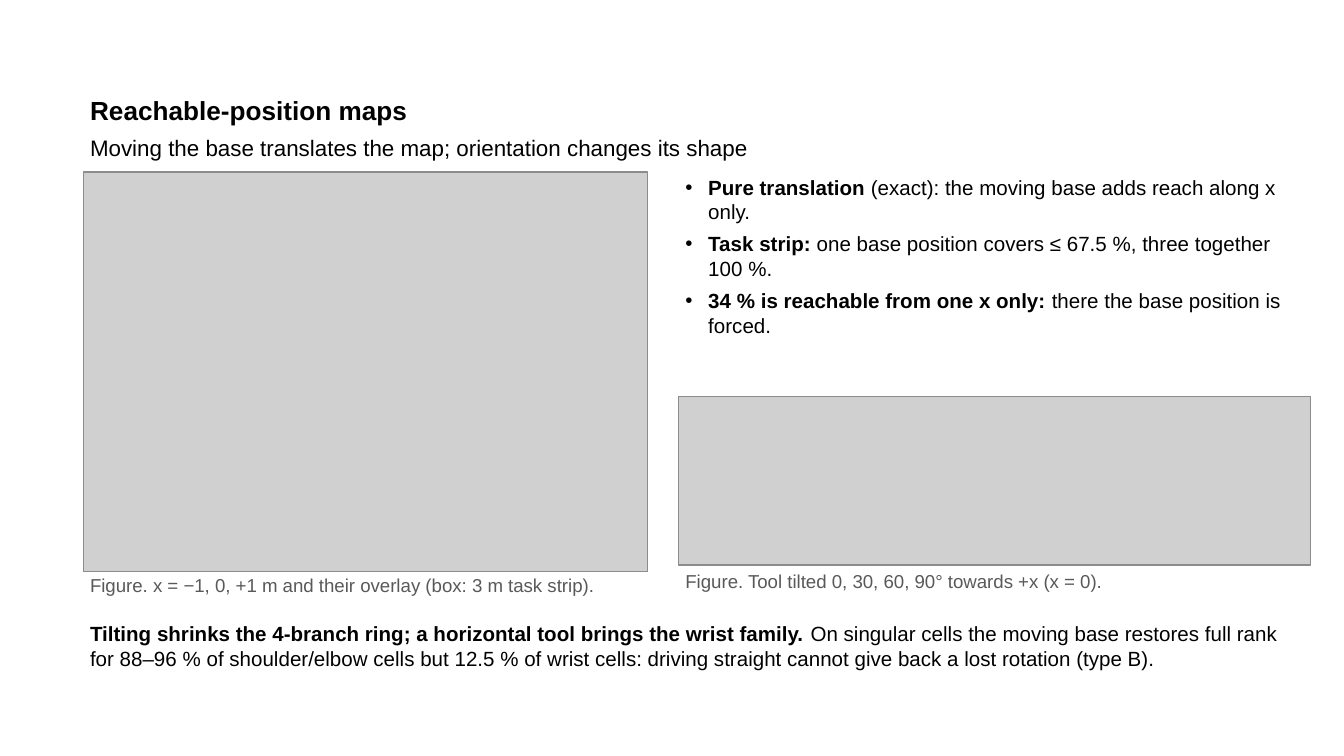
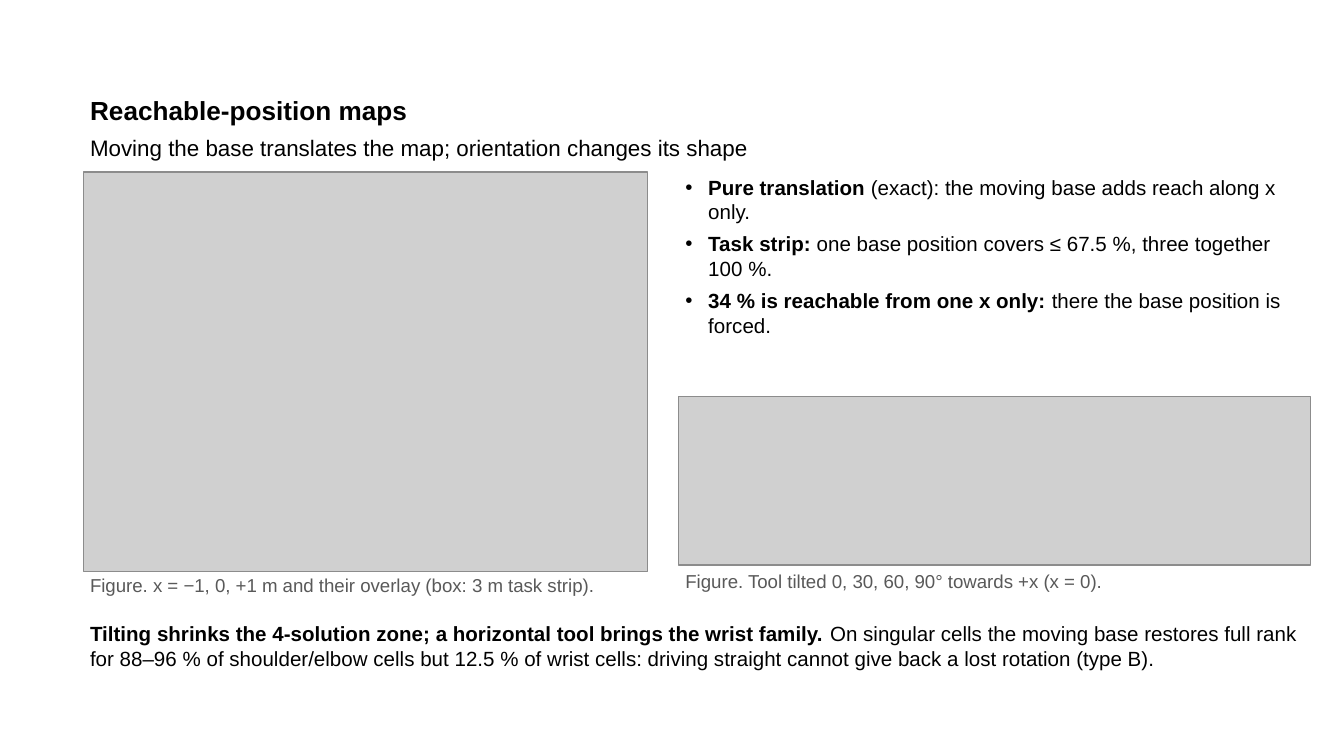
Before and after one commit to wenqian157/p6r_planner, a slide deck: slide 10 of results/presentation/P6R_presentation_complete.pptx. Drawn at 1344x756 pixels with LibreOffice and Linux fonts; fonts in the diff are those of the drawing; grey boxes stand for pictures. Boxes give left, top, right and bottom in pixels: in the first picture for what was removed or moved away, otherwise in the second. Text is boxed around its words. In the diff, an @@ line names an element or a change of style, - is before the commit and + after.

```diff
--- a/results/presentation/P6R_presentation_complete.pptx
+++ b/results/presentation/P6R_presentation_complete.pptx
@@ text at (90,626,1296,670): text changed @@
-Tilting shrinks the 4-branch ring; a horizontal tool brings the wrist family. On singular cells the moving base restores full rank for 88–96 % of shoulder/elbow cells but 12.5 % of wrist cells: driving straight cannot give back a lost rotation (type B).
+Tilting shrinks the 4-solution zone; a horizontal tool brings the wrist family. On singular cells the moving base restores full rank for 88–96 % of shoulder/elbow cells but 12.5 % of wrist cells: driving straight cannot give back a lost rotation (type B).
```
Also in this commit, not shown: 6 other slides changed, 1 other file.
